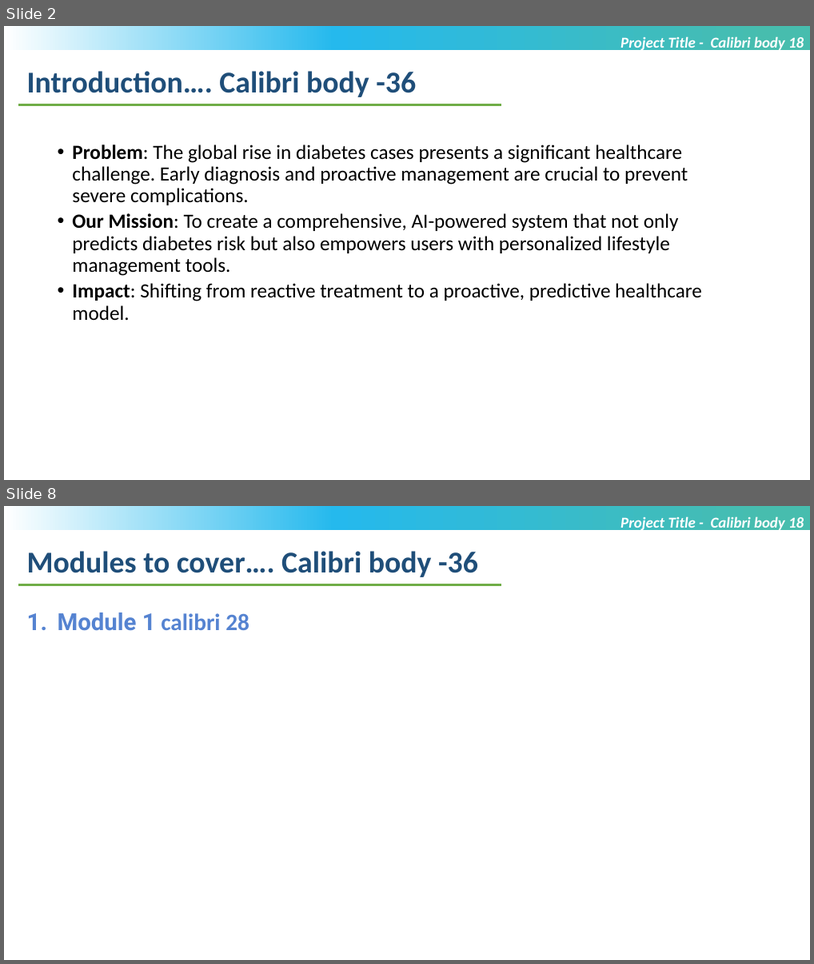
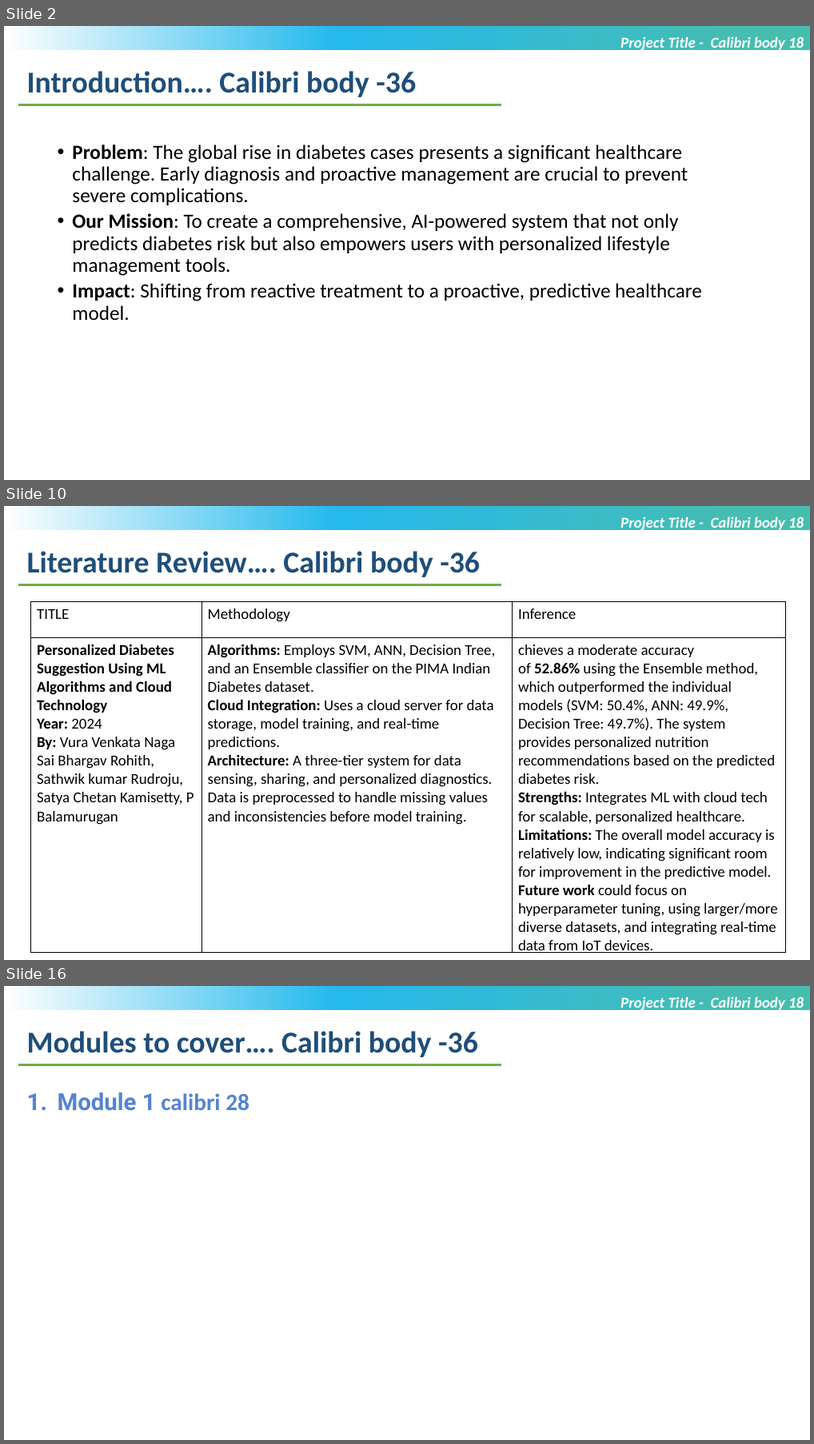
Before and after one commit to Nivyasreec/files, a slide deck: MTech_Project_PPTltim.pptx. Shown one above the other, each under a label of ours: slides 2 and 8 before the commit, slides 2, 10 and 16 after it; the slides between them are not shown. The pictures are 814x964 and 814x1444 pixels, drawn with LibreOffice and Linux fonts; fonts in the diff are those of the drawing; background and template pictures are left out. Boxes give left, top, right and bottom in pixels: in the first picture for what was removed or moved away, otherwise in the second. Text is boxed around its words. In the diff, an @@ line names an element or a change of style, - is before the commit and + after.

```diff
--- a/MTech_Project_PPTltim.pptx
+++ b/MTech_Project_PPTltim.pptx
@@ slide 10 added at [4,506,810,960], background #FFFFFF; not listed: 1 template element that a slide beside it also shows @@
@@ text added at [621,516,804,532], 18 pt, text #FFFFFF, bold, italic @@
+Project Title - Calibri body 18
@@ text added at [27,551,480,577], 36 pt, text #1F4E79, bold @@
+Literature Review…. Calibri body -36
@@ line added from (18, 584) to (502, 584), #70AD47 2.25 pt @@
@@ table added at [30,601,786,956], 2 rows, 3 columns @@
+TITLE | Methodology | Inference
+Personalized Diabetes Suggestion Using ML Algorithms and Cloud Technology Year: 2024 By: Vura Venkata Naga Sai Bhargav Rohith, Sathwik kumar Rudroju, Satya Chetan Kamisetty, P Balamurugan | Algorithms: Employs SVM, ANN, Decision Tree, and an Ensemble classifier on the PIMA Indian Diabetes dataset. Cloud Integration: Uses a cloud server for data storage, model training, and real-time predictions. Architecture: A three-tier system for data sensing, sharing, and personalized diagnostics. Data is preprocessed to handle missing values and inconsistencies before model training. | chieves a moderate accuracy of 52.86% using the Ensemble method, which outperformed the individual models (SVM: 50.4%, ANN: 49.9%, Decision Tree: 49.7%). The system provides personalized nutrition recommendations based on the predicted diabetes risk. Strengths: Integrates ML with cloud tech for scalable, personalized healthcare. Limitations: The overall model accuracy is relatively low, indicating significant room for improvement in the predictive model. Future work could focus on hyperparameter tuning, using larger/more diverse datasets, and integrating real-time data from IoT devices.
@@ what was slide 8 is now slide 16 @@
```
Also in this commit, not shown: 3 slides changed, 9 other slides added, 2 slides removed.
